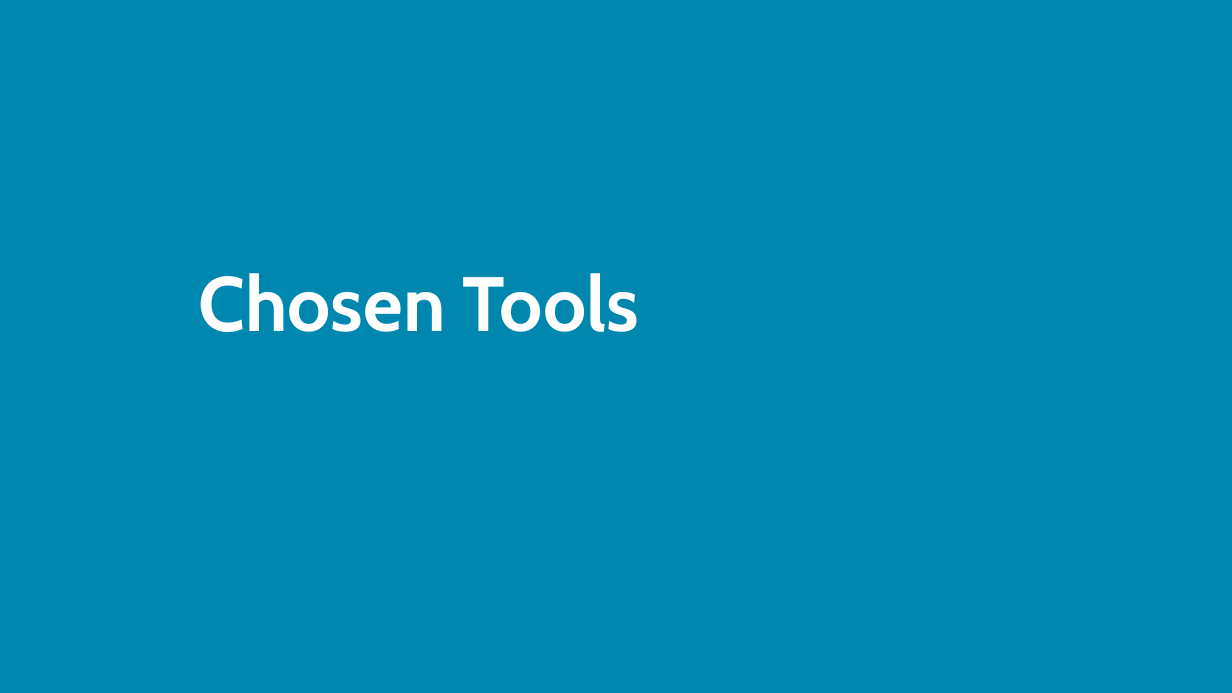
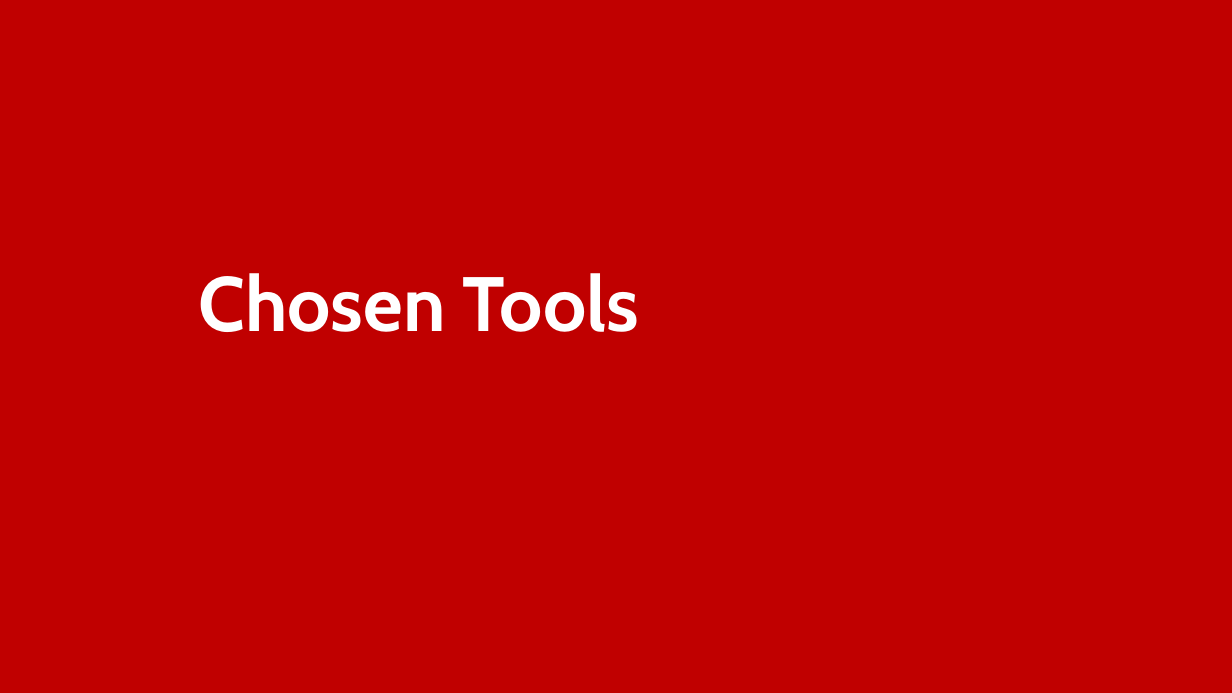
Before and after one commit to lahcenrahlaoui/Wingardium_Leviosaaaa, a slide deck: slide 7 of Presentation-projet-SQLite (1) - Copy.pptx. Drawn at 1232x693 pixels with LibreOffice and Linux fonts; fonts in the diff are those of the drawing. Boxes give left, top, right and bottom in pixels: in the first picture for what was removed or moved away, otherwise in the second. Text is boxed around its words. In the diff, an @@ line names an element or a change of style, - is before the commit and + after.

```diff
--- a/Presentation-projet-SQLite (1) - Copy.pptx
+++ b/Presentation-projet-SQLite (1) - Copy.pptx
@@ background #0087AF to #C00000 @@
```
Also in this commit, not shown: 58 other slides changed.
